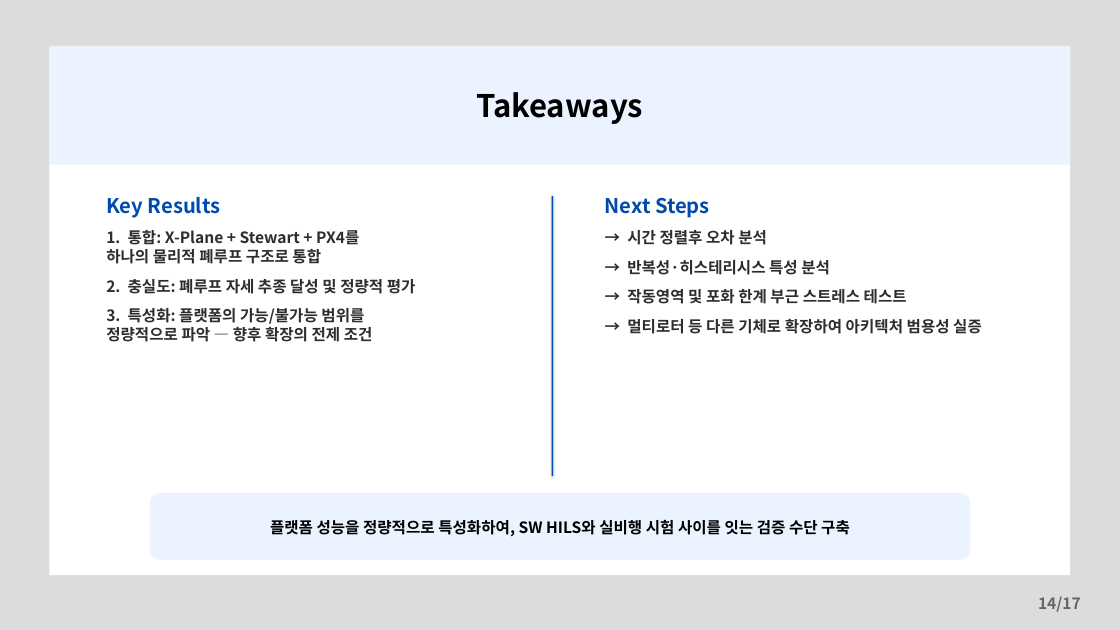
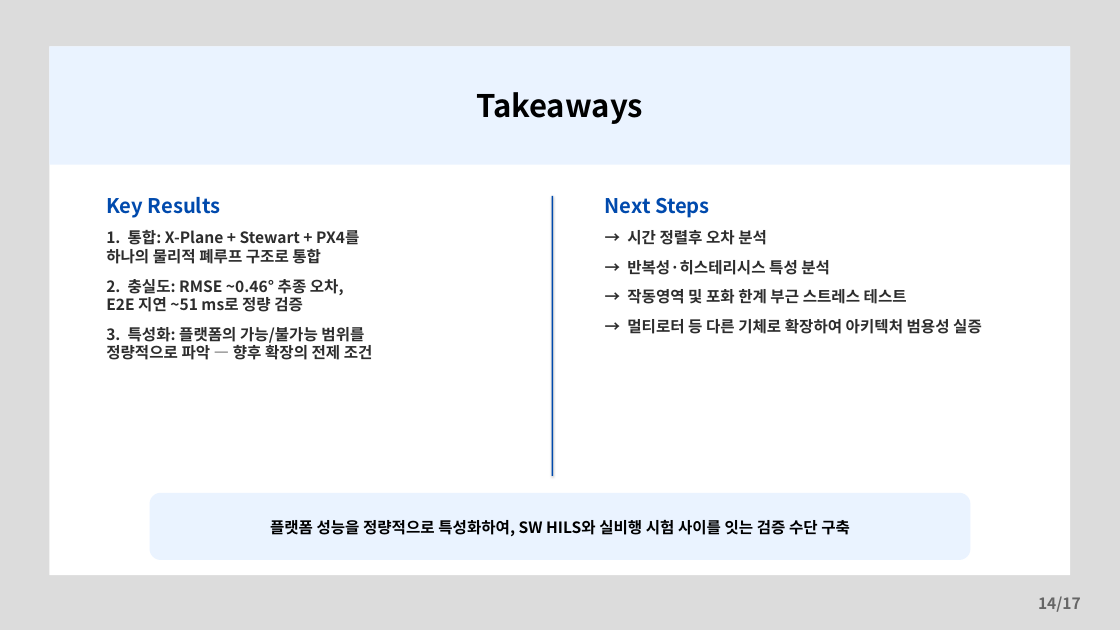
Before and after one commit to banana99ou/Stewart-Platform, a slide deck: slide 14 of presentation/KSAS_Spring2026_Presentation.pptx. Drawn at 1120x630 pixels with LibreOffice and Linux fonts; fonts in the diff are those of the drawing. Boxes give left, top, right and bottom in pixels: in the first picture for what was removed or moved away, otherwise in the second. Text is boxed around its words. In the diff, an @@ line names an element or a change of style, - is before the commit and + after.

```diff
--- a/presentation/KSAS_Spring2026_Presentation.pptx
+++ b/presentation/KSAS_Spring2026_Presentation.pptx
@@ text at <box>106,279,344,312</box>: text changed @@
-2. 충실도: 폐루프 자세 추종 달성 및 정량적 평가
+2. 충실도: RMSE ~0.46° 추종 오차,
+E2E 지연 ~51 ms로 정량 검증
```
Also in this commit, not shown: 11 other slides changed, 1 other file.
